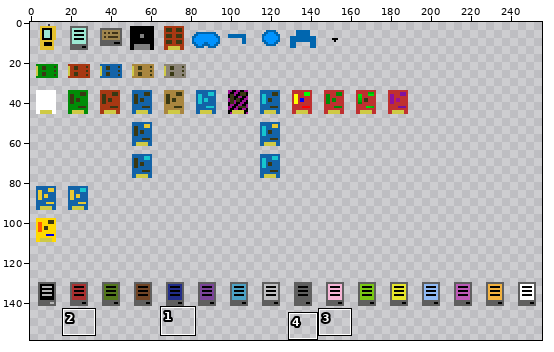
Two versions of one sprite sheet, resources/logisticspipes/item_textures.png. Above, an overview of the earlier version with the close-up marked.
Close-up. Earlier state:
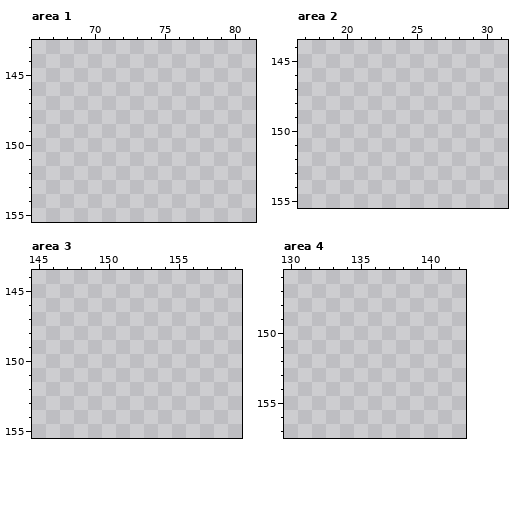
The file is 256x256 pixels. Pixels under 10% opacity are left out. Colours within 5 levels of each other are drawn and written as one. Shown: area 1: x 66..81, y 143..155; area 2: x 17..31, y 144..155; area 3: x 145..159, y 144..155; area 4: x 130..142, y 146..157. The wide view leaves out empty margins. The commit also changed other parts of the picture, which this record leaves out.
After:
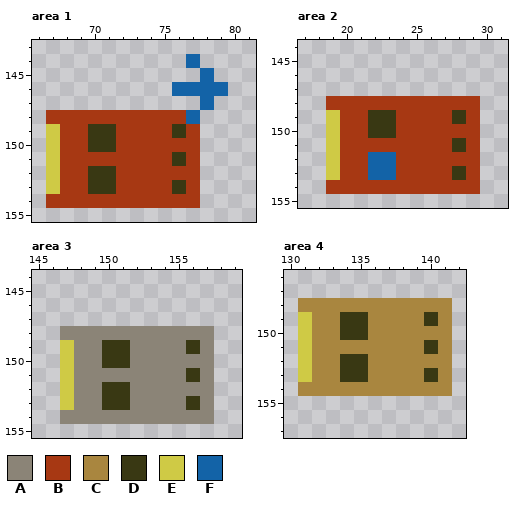
Palette (. is transparent): A #8b8477  B #a73813  C #a9863f  D #393813  E #cfca45  F #1363a7
Change:
--- area 1
@@ x 66..81 @@
 143 ................
-144 ................
-145 ................
-146 ................
-147 ................
-148 ................
-149 ................
-150 ................
-151 ................
-152 ................
-153 ................
-154 ................
+144 ...........F....
+145 ............F...
+146 ..........FFFF..
+147 ............F...
+148 .BBBBBBBBBBF....
+149 .EBBDDBBBBDB....
+150 .EBBDDBBBBBB....
+151 .EBBBBBBBBDB....
+152 .EBBDDBBBBBB....
+153 .EBBDDBBBBDB....
+154 .BBBBBBBBBBB....
 155 ................
--- area 2
@@ x 17..31 @@
 147 ...............
-148 ...............
-149 ...............
-150 ...............
-151 ...............
-152 ...............
-153 ...............
-154 ...............
+148 ..BBBBBBBBBBB..
+149 ..EBBDDBBBBDB..
+150 ..EBBDDBBBBBB..
+151 ..EBBBBBBBBDB..
+152 ..EBBFFBBBBBB..
+153 ..EBBFFBBBBDB..
+154 ..BBBBBBBBBBB..
 155 ...............
--- area 3
@@ x 145..159 @@
 147 ...............
-148 ...............
-149 ...............
-150 ...............
-151 ...............
-152 ...............
-153 ...............
-154 ...............
+148 ..AAAAAAAAAAA..
+149 ..EAADDAAAADA..
+150 ..EAADDAAAAAA..
+151 ..EAAAAAAAADA..
+152 ..EAADDAAAAAA..
+153 ..EAADDAAAADA..
+154 ..AAAAAAAAAAA..
 155 ...............
--- area 4
@@ x 130..142 @@
 147 .............
-148 .............
-149 .............
-150 .............
-151 .............
-152 .............
-153 .............
-154 .............
+148 .CCCCCCCCCCC.
+149 .ECCDDCCCCDC.
+150 .ECCDDCCCCCC.
+151 .ECCCCCCCCDC.
+152 .ECCDDCCCCCC.
+153 .ECCDDCCCCDC.
+154 .CCCCCCCCCCC.
 155 .............
